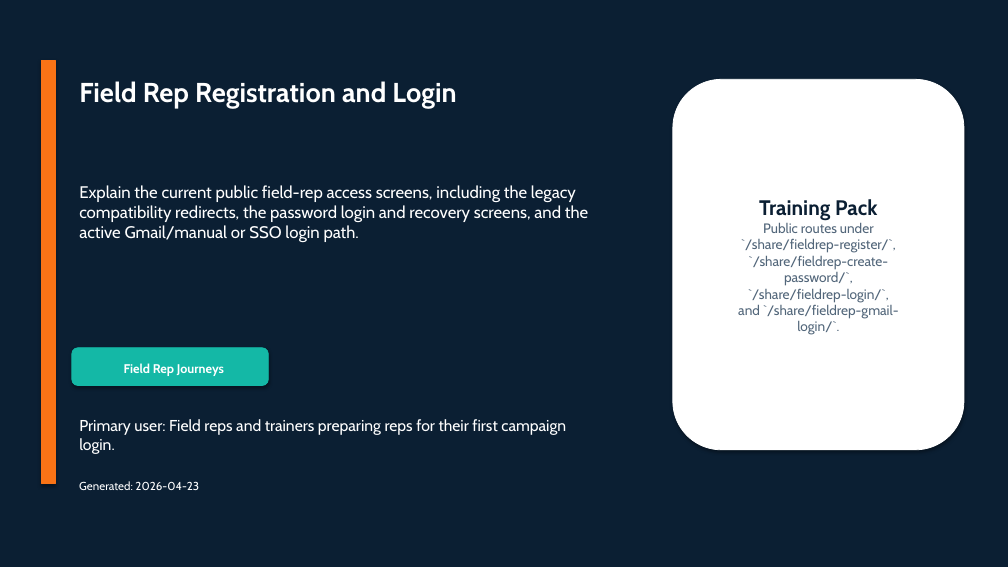
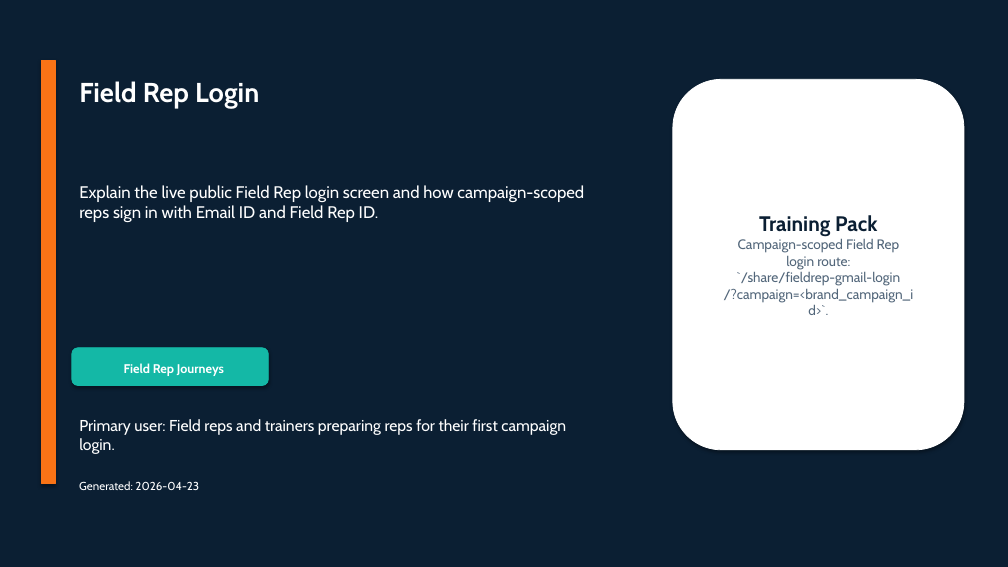
Before and after one commit to admin-masters/inclinic-education-system, a slide deck: slide 1 of output/doc/user-flow-decks/06-field-rep-registration-and-login.pptx. Drawn at 1008x567 pixels with LibreOffice and Linux fonts; fonts in the diff are those of the drawing. Boxes give left, top, right and bottom in pixels: in the first picture for what was removed or moved away, otherwise in the second. Text is boxed around its words. In the diff, an @@ line names an element or a change of style, - is before the commit and + after.

Commit message:
simplify field rep login and doctor addition docs

```diff
--- a/output/doc/user-flow-decks/06-field-rep-registration-and-login.pptx
+++ b/output/doc/user-flow-decks/06-field-rep-registration-and-login.pptx
@@ text at [79, 81, 259, 108]: text changed @@
-Field Rep Registration and Login
+Field Rep Login
@@ text at [79, 185, 584, 222]: text changed @@
-Explain the current public field-rep access screens, including the legacy compatibility redirects, the password login and recovery screens, and the active Gmail/manual or SSO login path.
+Explain the live public Field Rep login screen and how campaign-scoped reps sign in with Email ID and Field Rep ID.
@@ text in rounded rectangle at [724, 238, 914, 315]: text changed @@
-Public routes under
-`/share/fieldrep-register/`,
-`/share/fieldrep-create-
-password/`,
-`/share/fieldrep-login/`,
-and `/share/fieldrep-gmail-
-login/`.
+Campaign-scoped Field Rep
+login route:
+`/share/fieldrep-gmail-login
+/?campaign=<brand_campaign_i
+d>`.
```
Also in this commit, not shown: 5 other slides changed, 3 slides removed, 23 other files.
